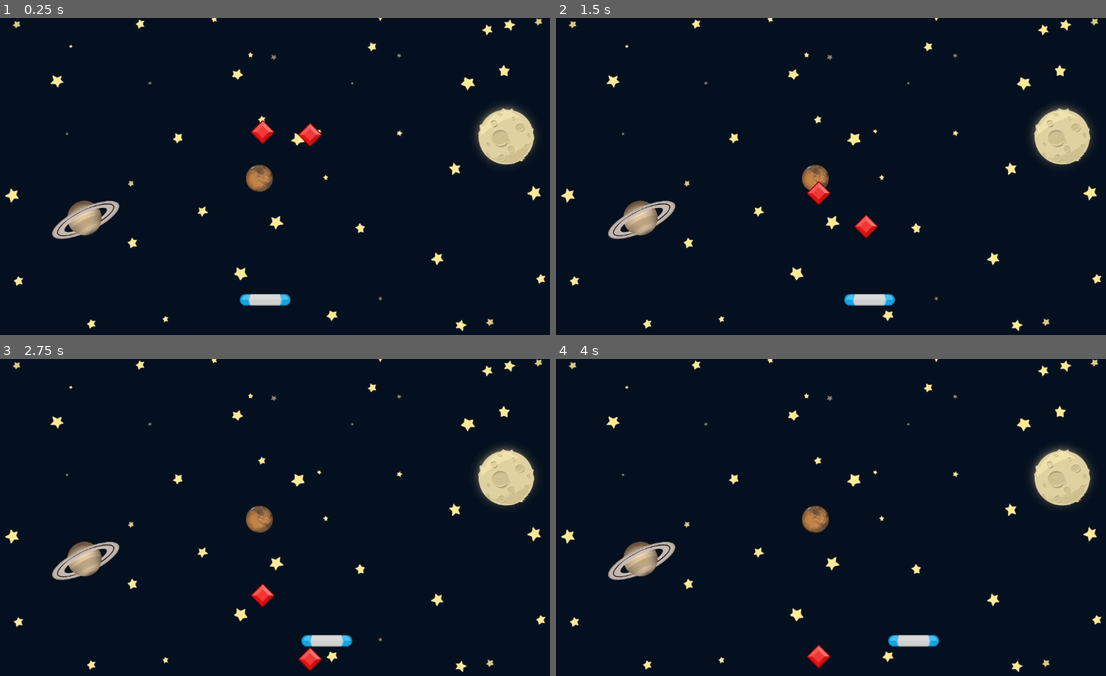
Above: before the commit, frames 1-4 (two rows, left to right).
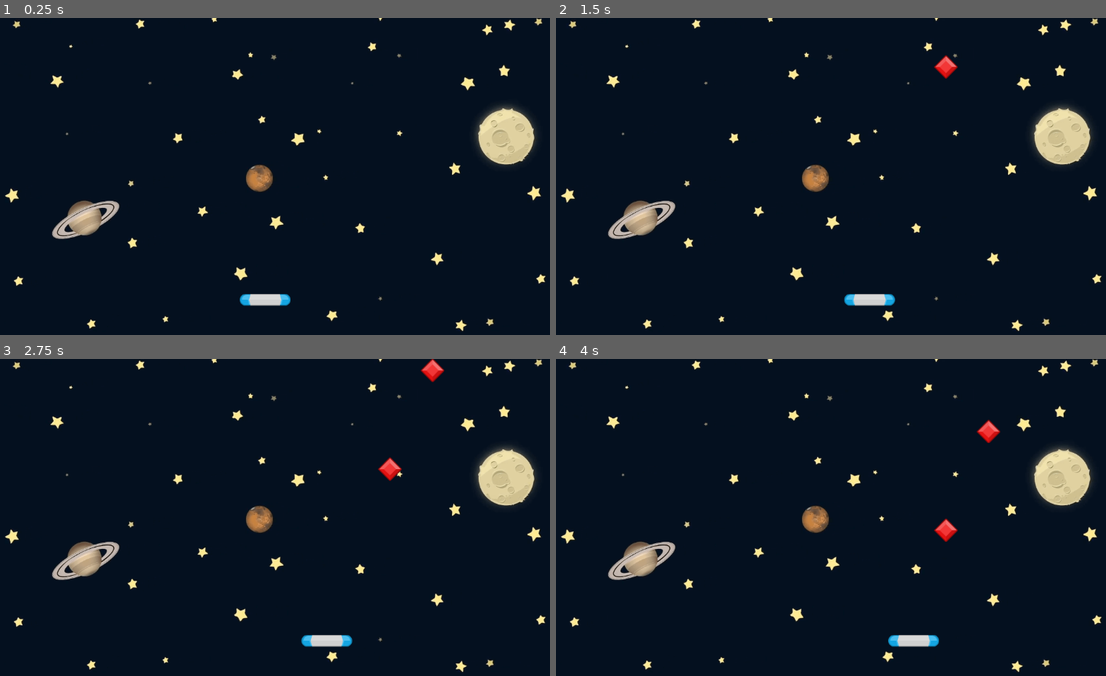
Above: after the commit, the same moments.

Repository: RafaZenitus/gemCatcher
Game: Godot game, scene res://scenes/game.tscn
Same seed, same stepped clock (60 frames per second), same inputs: the game is played once before the commit and once after it.
Inputs:
- Up to frame 1 (0.25 s): no input
- Up to frame 2 (1.5 s): hold D (right) 0.53-1.28 s; hold A (left) from 1.28 s (still down)
- Up to frame 3 (2.75 s): release A (left) at 2.03 s; hold D (right) from 2.03 s (still down)
- Up to frame 4 (4 s): release D (right) at 3.53 s; hold A (left) from 3.53 s (still down)

The runs differ from the first frame. In frame 1, 0.4% of the frame differs, in the area x 45-59%, y 32-41%; in frame 2, 0.5%; in frame 3, 0.7%, in the area x 45-81%, y 0-99%; in frame 4, 0.5%.

Commit message:
spawningGems

Diff:
--- a/scenes/game.gd
+++ b/scenes/game.gd
@@ -1,9 +1,10 @@
 extends Node2D
 
+@export var gem_scene: PackedScene
 
 # Called when the node enters the scene tree for the first time.
 func _ready() -> void:
-	pass # Replace with function body.
+	spawn_gem()
 
 
 # Called every frame. 'delta' is the elapsed time since the previous frame.
@@ -11,5 +12,15 @@
 	pass
 
 
-func _on_gem_off_screen() -> void:
-	print("gem off screen")
+func spawn_gem() -> void:
+	var new_gem = gem_scene.instantiate()
+	var xpos: float = randf_range(70, 1050)
+	new_gem.on_gem_off_screen.connect(game_over)
+	new_gem.position = Vector2(xpos, -50)
+	add_child(new_gem)
+
+func game_over() -> void:
+	print("Game Over")
+
+func _on_timer_timeout() -> void:
+	spawn_gem()
--- a/scenes/game.tscn
+++ b/scenes/game.tscn
@@ -7,6 +7,7 @@
 
 [node name="Game" type="Node2D"]
 script = ExtResource("1_m18ec")
+gem_scene = ExtResource("3_0if00")
 
 [node name="Sprite2D" type="Sprite2D" parent="."]
 position = Vector2(571, 333)
@@ -17,12 +18,8 @@
 position = Vector2(549, 576)
 speed = 180.0
 
-[node name="Gem" parent="." instance=ExtResource("3_0if00")]
-position = Vector2(543, 208)
+[node name="Timer" type="Timer" parent="."]
+wait_time = 2.0
+autostart = true
 
-[node name="Gem2" parent="." instance=ExtResource("3_0if00")]
-position = Vector2(640, 201)
-speed = 150.0
-
-[connection signal="on_gem_off_screen" from="Gem" to="." method="_on_gem_off_screen"]
-[connection signal="on_gem_off_screen" from="Gem2" to="." method="_on_gem_off_screen"]
+[connection signal="timeout" from="Timer" to="." method="_on_timer_timeout"]
--- a/scenes/gem.gd
+++ b/scenes/gem.gd
@@ -1,4 +1,6 @@
 extends Area2D
+
+class_name Gem
 
 signal on_gem_off_screen
 
--- a/scenes/paddle.tscn
+++ b/scenes/paddle.tscn
@@ -9,6 +9,7 @@
 
 [node name="Paddle" type="Area2D"]
 script = ExtResource("1_nsif7")
+speed = 180.0
 
 [node name="Sprite2D" type="Sprite2D" parent="."]
 position = Vector2(-1, 0)
